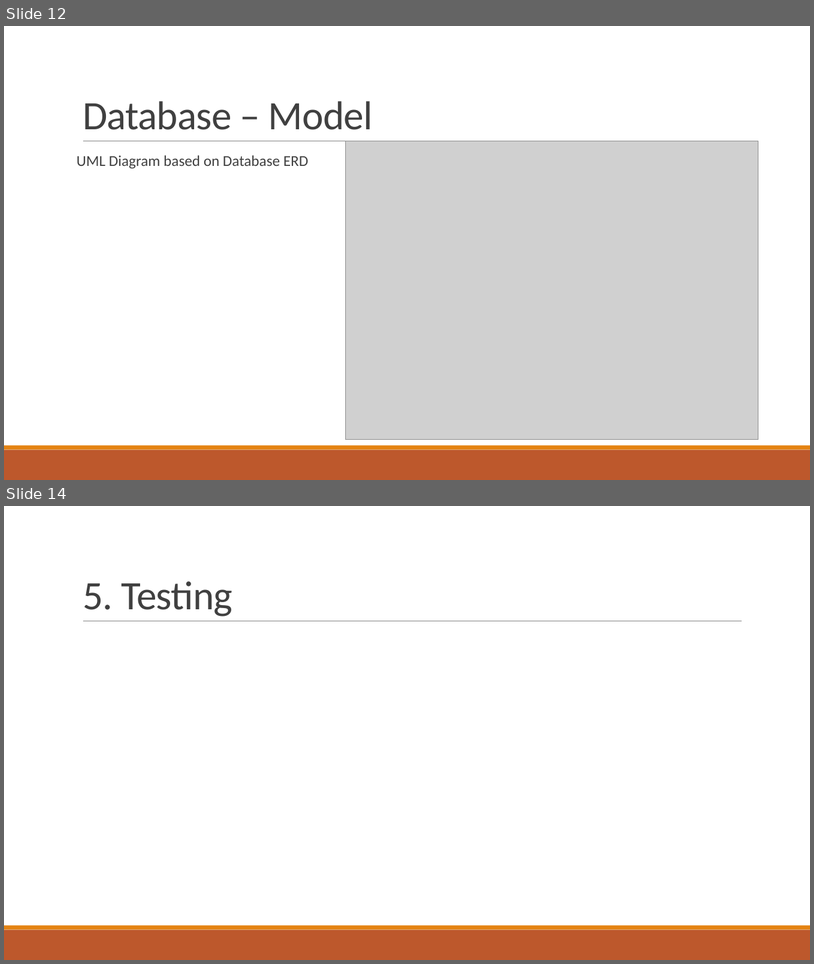
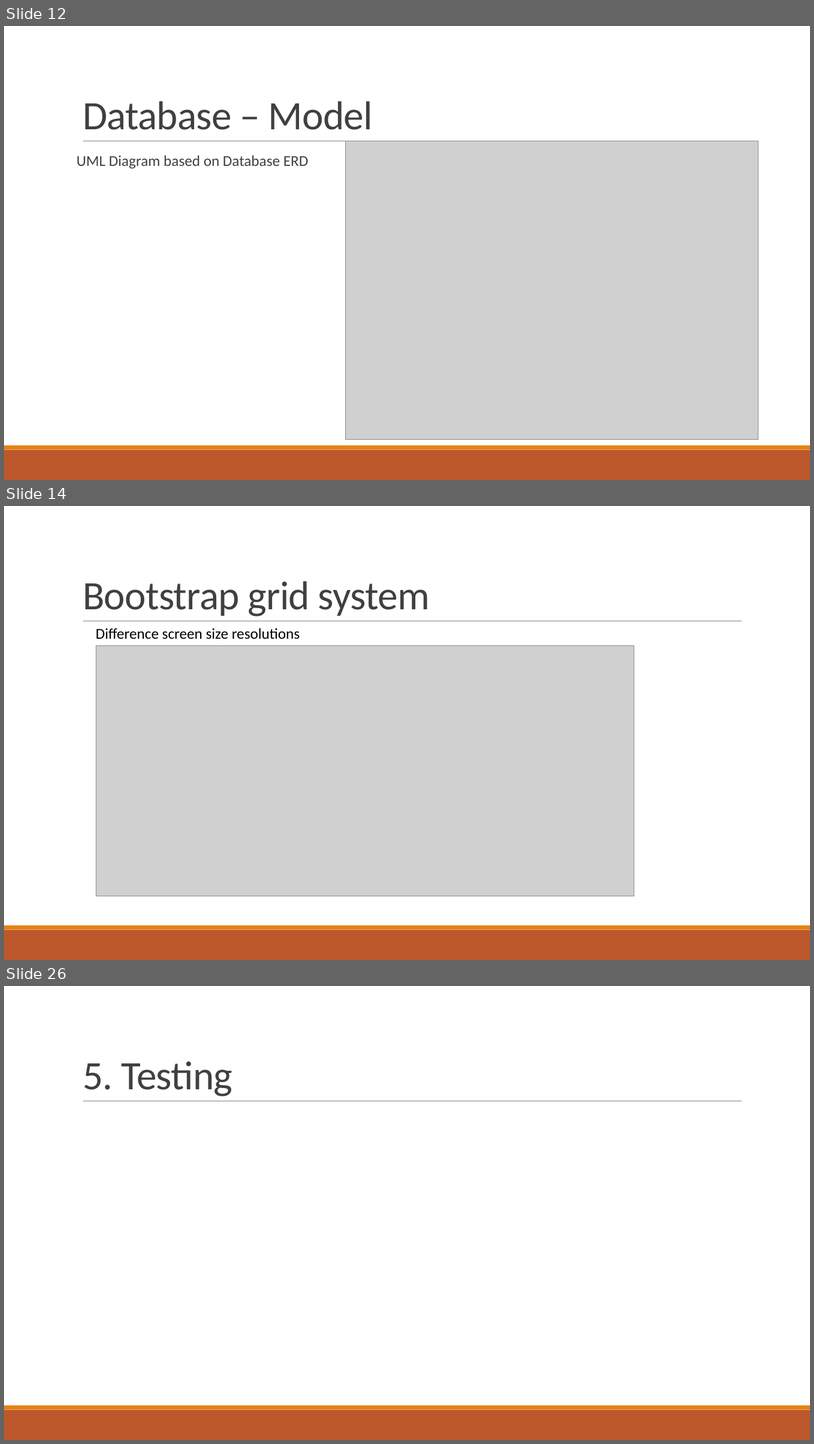
Before and after one commit to kaka-develop/ec-management, a slide deck: documents/Presentation.pptx. Shown one above the other, each under a label of ours: slides 12 and 14 before the commit, slides 12, 14 and 26 after it; the slides between them are not shown. The pictures are 814x964 and 814x1444 pixels, drawn with LibreOffice and Linux fonts; fonts in the diff are those of the drawing; grey boxes stand for pictures. Boxes give left, top, right and bottom in pixels: in the first picture for what was removed or moved away, otherwise in the second. Text is boxed around its words. In the diff, an @@ line names an element or a change of style, - is before the commit and + after.

```diff
--- a/documents/Presentation.pptx
+++ b/documents/Presentation.pptx
@@ slide 14 added at [4,506,810,960], background #FFFFFF; not listed: 3 template elements that a slide beside it also shows @@
@@ title added at [83,581,430,616], 48 pt, text #404040 @@
+Bootstrap grid system
@@ text added at [96,628,300,639], 18 pt, text #000000 @@
+Difference screen size resolutions
@@ picture added at [96,645,635,895] @@
@@ what was slide 14 is now slide 26 @@
```
Also in this commit, not shown: 1 slide changed, 11 other slides added, 1 other file.
